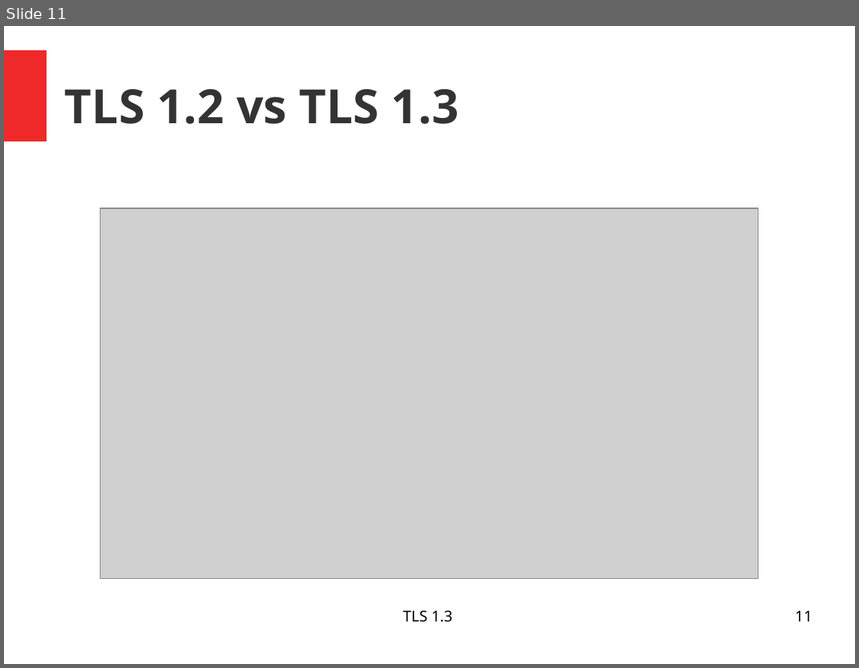
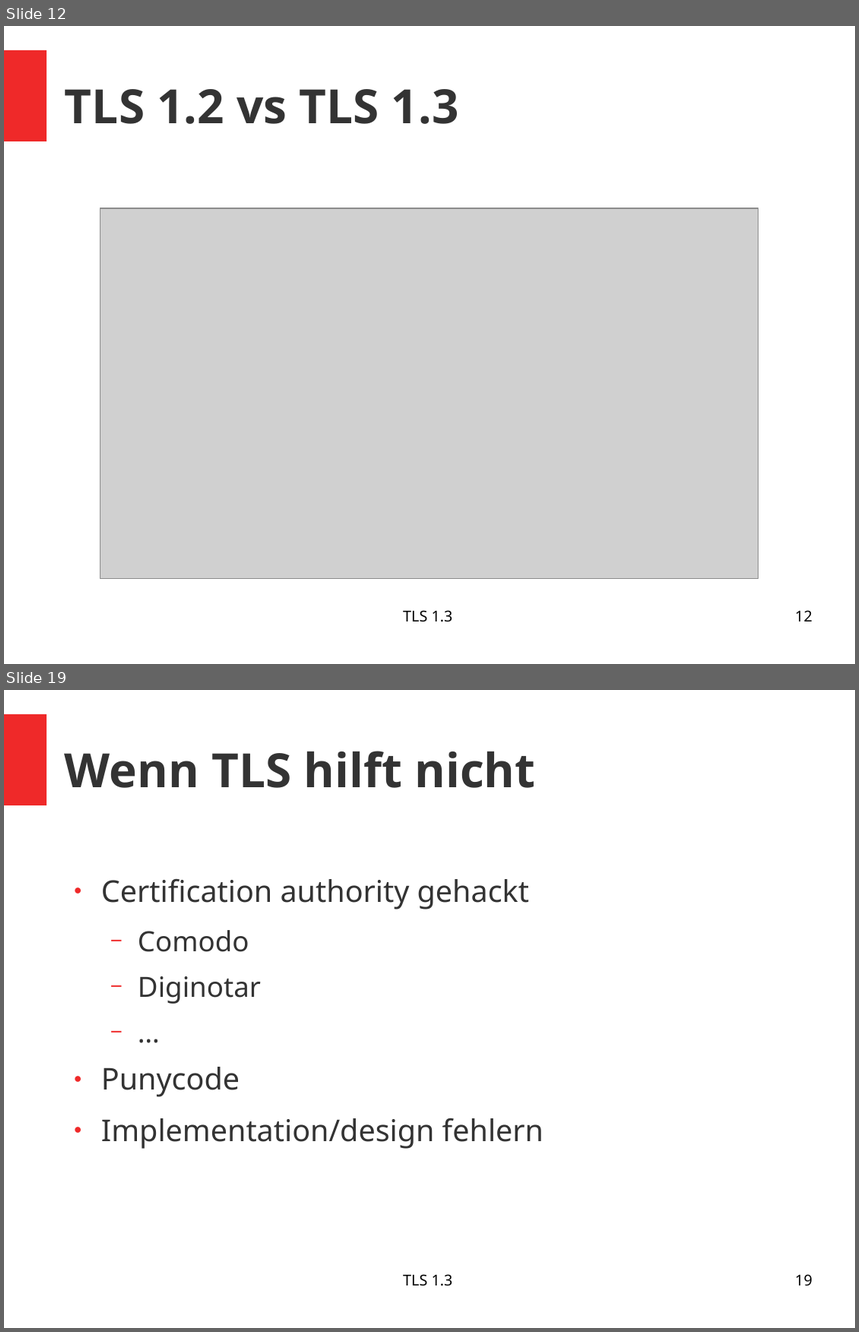
Before and after one commit to pchr8/rn-project, a slide deck: rnp/beleg/presentation.odp. Shown one above the other, each under a label of ours: slide 11 before the commit, slides 12 and 19 after it; the slides between them are not shown. The pictures are 859x668 and 859x1332 pixels, drawn with LibreOffice and Linux fonts; fonts in the diff are those of the drawing; grey boxes stand for pictures. Boxes give left, top, right and bottom in pixels: in the first picture for what was removed or moved away, otherwise in the second. Text is boxed around its words. In the diff, an @@ line names an element or a change of style, - is before the commit and + after.

```diff
--- a/rnp/beleg/presentation.odp
+++ b/rnp/beleg/presentation.odp
@@ slide 19 added at [4, 690, 855, 1328], background #FFFFFF; not listed: 1 template element that a slide beside it also shows @@
@@ title added at [65, 751, 535, 788], 44 pt, text #333333, bold @@
+Wenn TLS hilft nicht
@@ text added at [101, 878, 544, 1149], 28 pt, text #333333 @@
+● Certification authority gehackt
+  − Comodo
+  − Diginotar
+  − …
+● Punycode
+● Implementation/design fehlern
@@ text added at [403, 1274, 453, 1287], 14 pt, text #000000 @@
+TLS 1.3
@@ page number added at [795, 1274, 813, 1287], 14 pt, text #000000 @@
+19
@@ what was slide 11 is now slide 12 @@
@@ page number at [795, 610, 813, 622]: text changed @@
-11
+12
```
Also in this commit, not shown: 3 slides changed, 8 other slides added, 3 other files.
